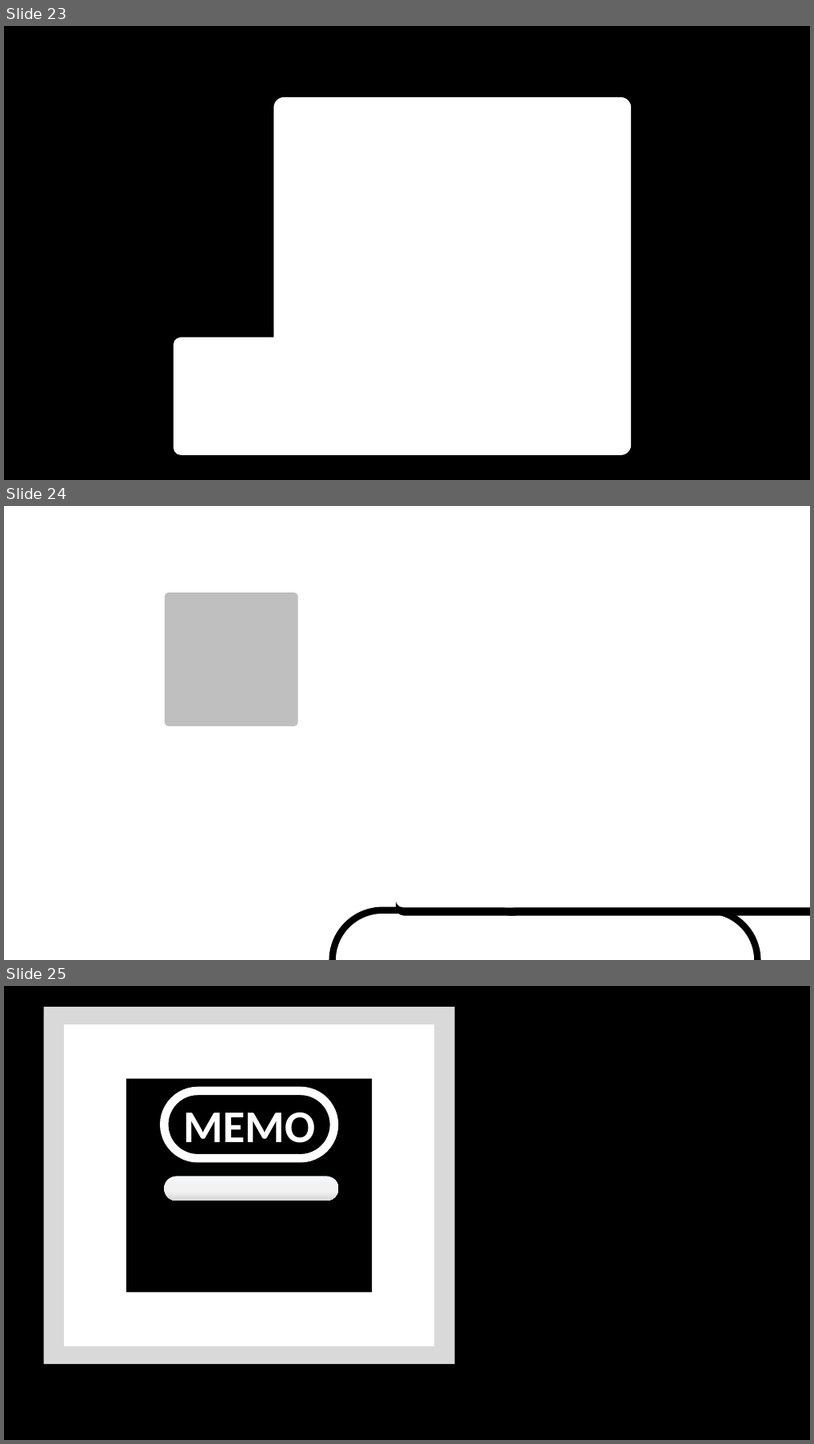
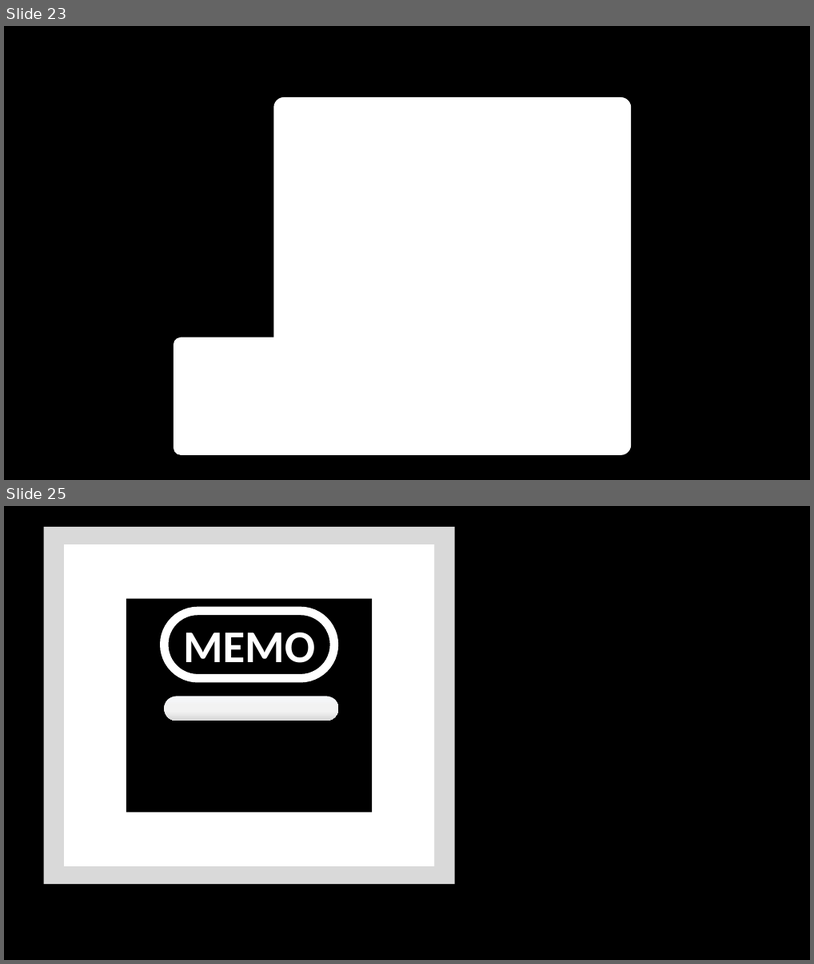
Before and after one commit to YuukiReiya/RhythmGame, a slide deck: resource.pptx. Shown one above the other, each under a label of ours: slides 23, 24 and 25 before the commit, slides 23 and 25 after it; the slides between them are not shown. The pictures are 814x1444 and 814x964 pixels, drawn with LibreOffice and Linux fonts; fonts in the diff are those of the drawing. Boxes give left, top, right and bottom in pixels: in the first picture for what was removed or moved away, otherwise in the second. Text is boxed around its words. In the diff, an @@ line names an element or a change of style, - is before the commit and + after.

```diff
--- a/resource.pptx
+++ b/resource.pptx
@@ slide 24 removed at (4, 506, 810, 960), background #FFFFFF @@
@@ rounded rectangle removed at (497, 549, 810, 907) @@
@@ rounded rectangle removed at (499, 550, 810, 915) @@
@@ rounded rectangle removed at (165, 592, 298, 725) @@
@@ round same rect removed at (396, 789, 514, 907) @@
@@ round same rect removed at (396, 795, 516, 916) @@
@@ rounded rectangle removed at (333, 910, 758, 960) @@
```
Also in this commit, not shown: 2 slides added, 1 other slide removed.
